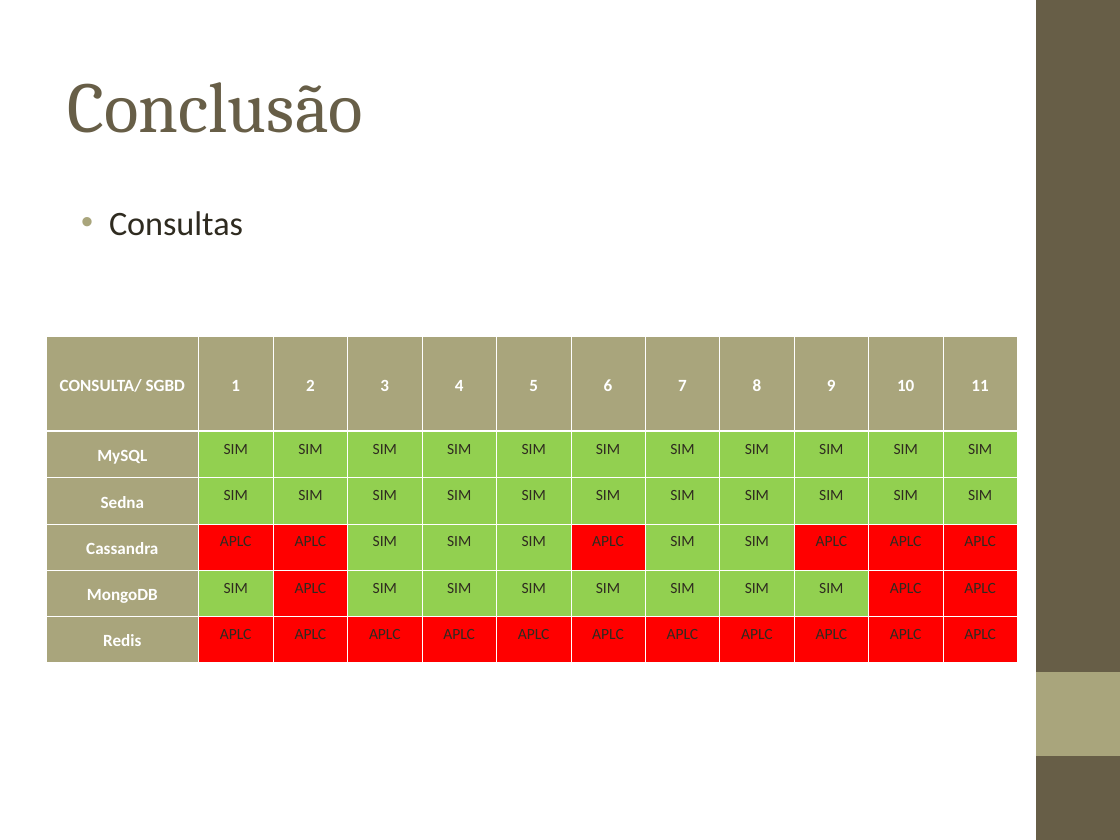
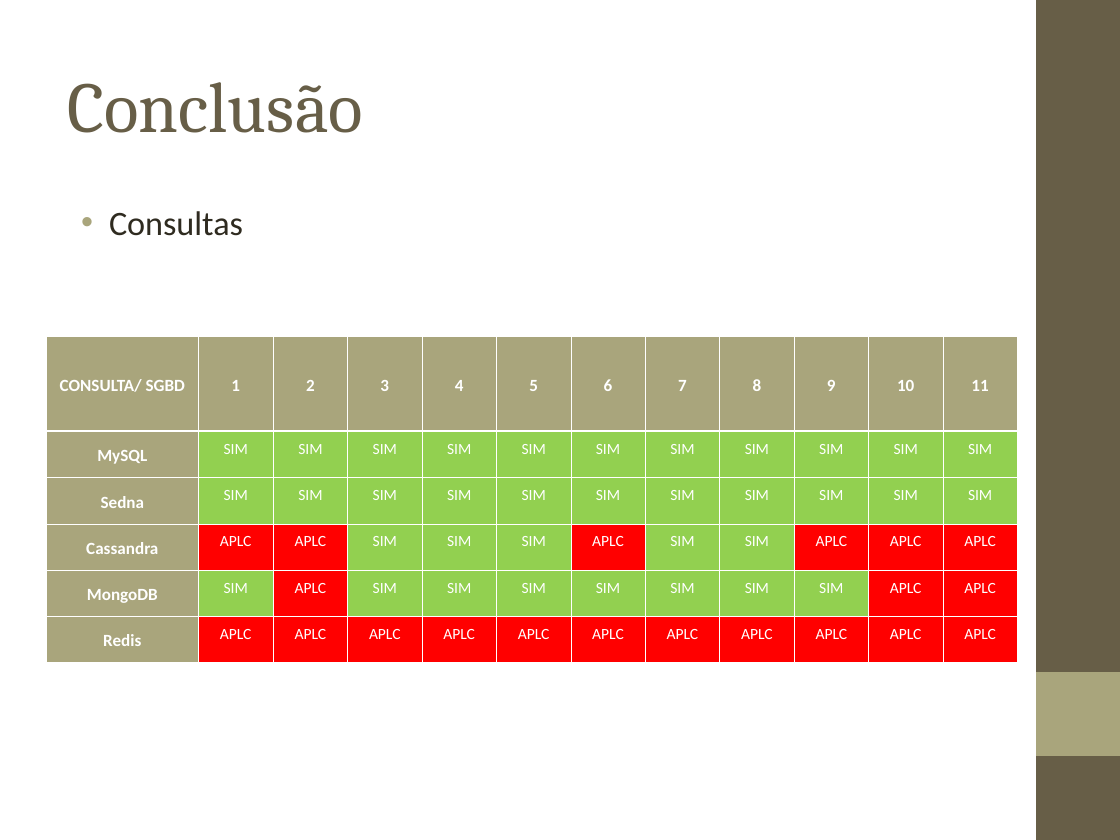
Before and after one commit to biacpaixao/Projeto_Final, a slide deck: slide 55 of apresentacao_projeto_final-v3.ppt. Drawn at 1120x840 pixels with LibreOffice and Linux fonts; fonts in the diff are those of the drawing; background and template pictures are left out. Boxes give left, top, right and bottom in pixels: in the first picture for what was removed or moved away, otherwise in the second. Text is boxed around its words. In the diff, an @@ line names an element or a change of style, - is before the commit and + after.

```diff
--- a/apresentacao_projeto_final-v3.ppt
+++ b/apresentacao_projeto_final-v3.ppt
@@ table at [47, 336, 1012, 663] @@
@@ text colour #2F2B20 to #FFFFFF in "SIM", "SIM", "SIM", "SIM" and 51 more places @@
```
Also in this commit, not shown: 2 other slides changed.
